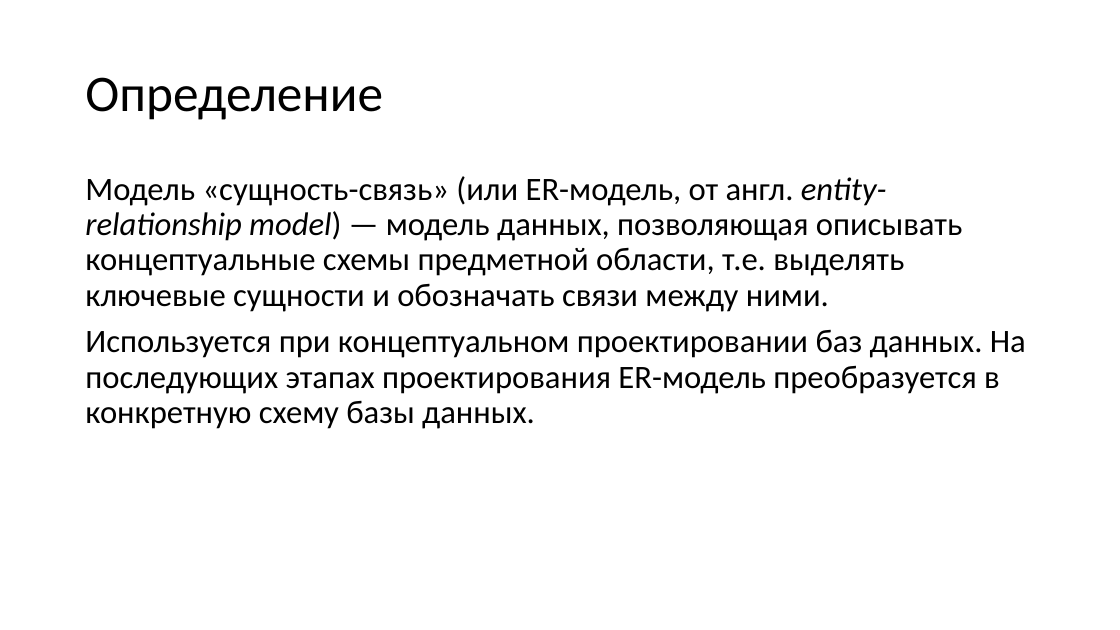
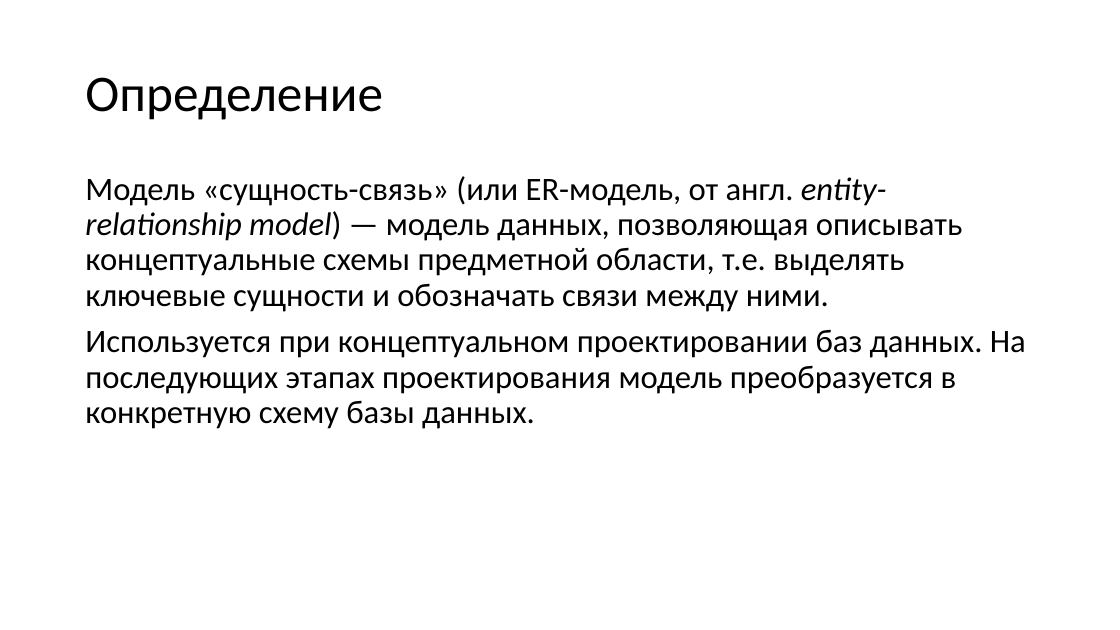
Before and after one commit to avdosev/DataBasePresentations, a slide deck: slide 2 of Модель сущность связь/Презентация.pptx. Drawn at 1120x630 pixels with LibreOffice and Linux fonts; fonts in the diff are those of the drawing. Boxes give left, top, right and bottom in pixels: in the first picture for what was removed or moved away, otherwise in the second. Text is boxed around its words. In the diff, an @@ line names an element or a change of style, - is before the commit and + after.

```diff
--- a/Модель сущность связь/Презентация.pptx
+++ b/Модель сущность связь/Презентация.pptx
@@ text at (85,330,1026,429): text changed @@
-Используется при концептуальном проектировании баз данных. На последующих этапах проектирования ER-модель преобразуется в конкретную схему базы данных.
+Используется при концептуальном проектировании баз данных. На последующих этапах проектирования модель преобразуется в конкретную схему базы данных.
```
Also in this commit, not shown: 2 other slides changed, 6 slides added, 2 slides removed.
